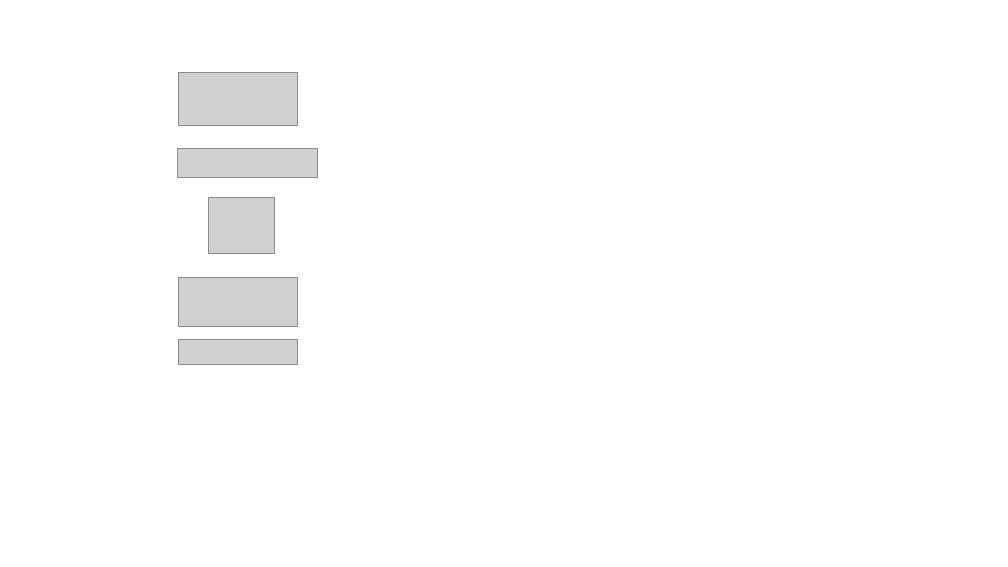
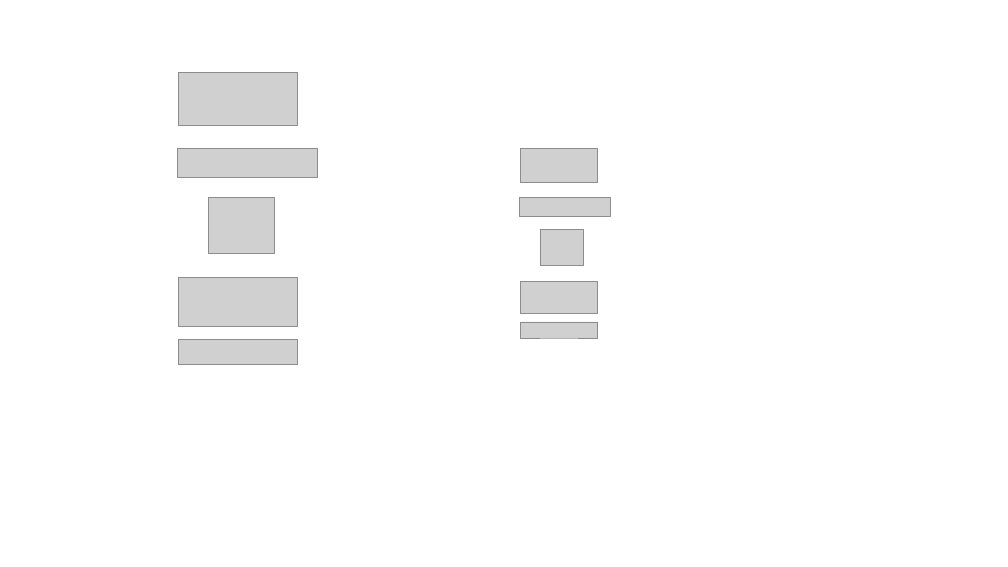
Before and after one commit to mjacoupy/dossard_piedthone, a slide deck: slide 5 of Modele.pptx. Drawn at 1008x567 pixels with LibreOffice and Linux fonts; fonts in the diff are those of the drawing; grey boxes stand for pictures. Boxes give left, top, right and bottom in pixels: in the first picture for what was removed or moved away, otherwise in the second. Text is boxed around its words. In the diff, an @@ line names an element or a change of style, - is before the commit and + after.

```diff
--- a/Modele.pptx
+++ b/Modele.pptx
@@ group added at (520, 148, 611, 338): 5 pictures @@
```
Also in this commit, not shown: 1 other file.
